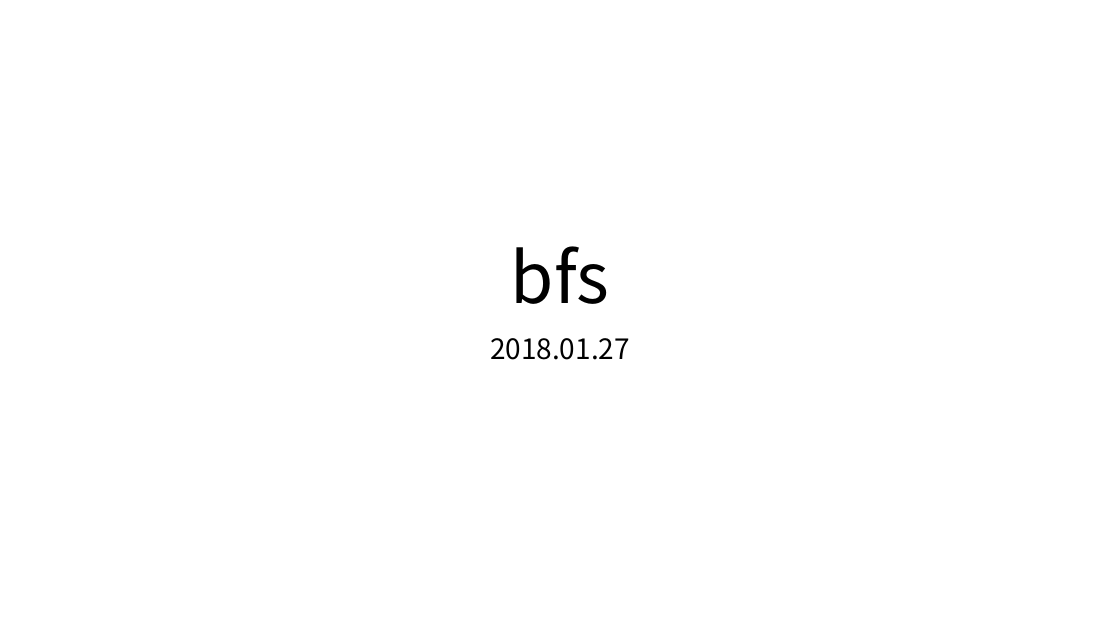
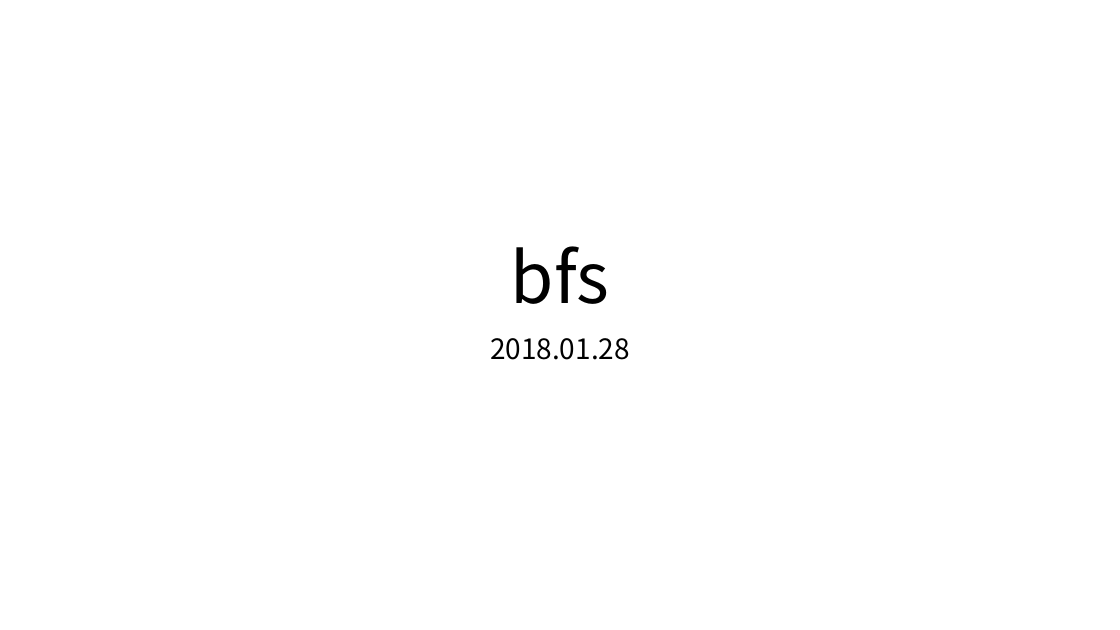
Before and after one commit to ALGOSOPT/algosopt, a slide deck: slide 1 of Chapter29/bfs.pptx. Drawn at 1120x630 pixels with LibreOffice and Linux fonts; fonts in the diff are those of the drawing. Boxes give left, top, right and bottom in pixels: in the first picture for what was removed or moved away, otherwise in the second. Text is boxed around its words. In the diff, an @@ line names an element or a change of style, - is before the commit and + after.

Commit message:
#EDIT bfs.pptx

```diff
--- a/Chapter29/bfs.pptx
+++ b/Chapter29/bfs.pptx
@@ subtitle at [490, 338, 630, 360]: text changed @@
-2018.01.27
+2018.01.28
```
Also in this commit, not shown: 1 other slide changed, 8 slides added, 1 slide removed.
